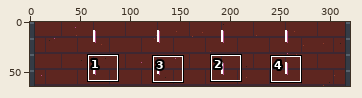
File history of a pixel-art file, art/roads/road-kensington-market.aseprite. The first picture is a wide view before the edit; the outline marks the close-up.
Close-up. Earlier state:
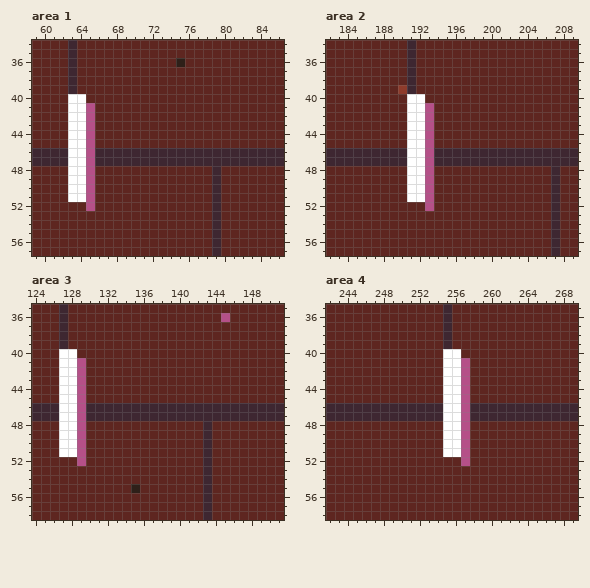
320x64 pixels, 1 frame. Shown: area 1: x 59..86, y 34..57; area 2: x 182..209, y 34..57; area 3: x 124..151, y 35..58; area 4: x 242..269, y 35..58.
The same view after the edit:
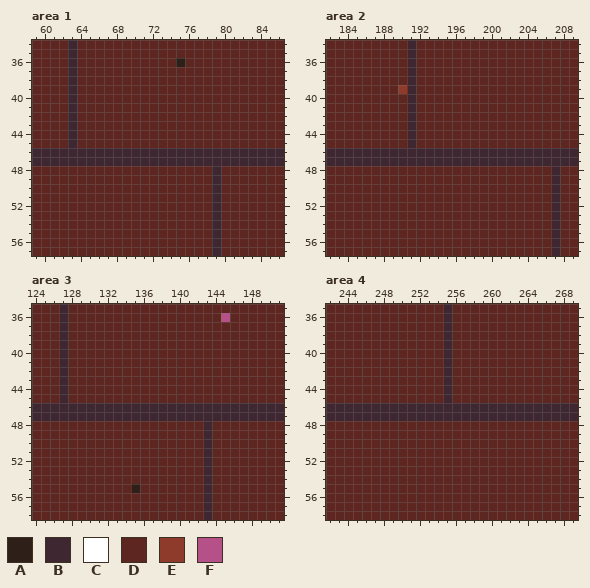
Palette (. is transparent): A #2e2019  B #3e2731  C #ffffff  D #5e2620  E #8e3b2b  F #b55088
What changed:
Area 1:
The author changed colour C to colour B in rows 40 to 45 at x 63; in rows 46 to 47 at x 63 to 64.
The author changed colour F to colour B in rows 46 to 47 at x 65.
The author changed colour C to colour D in rows 40 to 45 at x 64; in rows 48 to 51 at x 63 to 64.
The author changed colour F to colour D in rows 41 to 45 at x 65; in rows 48 to 52 at x 65.
Area 2:
The author changed colour C to colour B in rows 40 to 45 at x 191; in rows 46 to 47 at x 191 to 192.
The author changed colour F to colour B in rows 46 to 47 at x 193.
The author changed colour C to colour D in rows 40 to 45 at x 192; in rows 48 to 51 at x 191 to 192.
The author changed colour F to colour D in rows 41 to 45 at x 193; in rows 48 to 52 at x 193.
Area 3:
The author changed colour C to colour B in rows 40 to 45 at x 127; in rows 46 to 47 at x 127 to 128.
The author changed colour F to colour B in rows 46 to 47 at x 129.
The author changed colour C to colour D in rows 40 to 45 at x 128; in rows 48 to 51 at x 127 to 128.
The author changed colour F to colour D in rows 41 to 45 at x 129; in rows 48 to 52 at x 129.
Area 4:
The author changed colour C to colour B in rows 40 to 45 at x 255; in rows 46 to 47 at x 255 to 256.
The author changed colour F to colour B in rows 46 to 47 at x 257.
The author changed colour C to colour D in rows 40 to 45 at x 256; in rows 48 to 51 at x 255 to 256.
The author changed colour F to colour D in rows 41 to 45 at x 257; in rows 48 to 52 at x 257.
Pixel boxes of the changes (left, top, right, bottom) in both close-ups:
changed: (68, 94, 95, 211)
changed: (407, 94, 434, 211)
changed: (59, 349, 86, 466)
changed: (443, 349, 470, 466)
